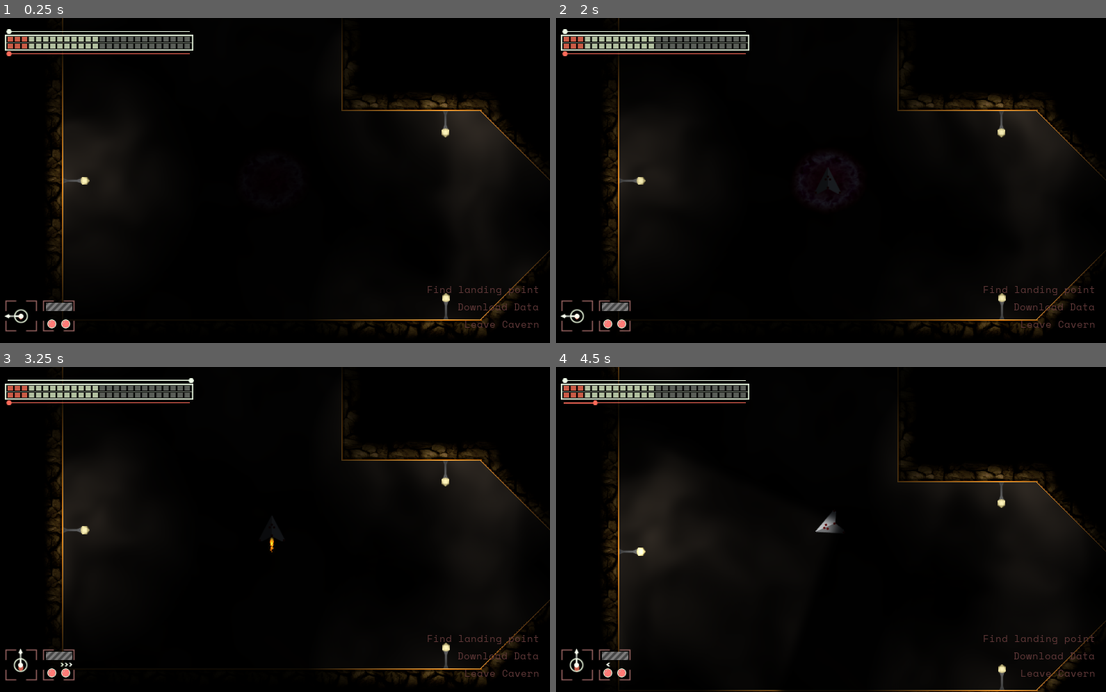
Above: before the commit, frames 1-4 (two rows, left to right).
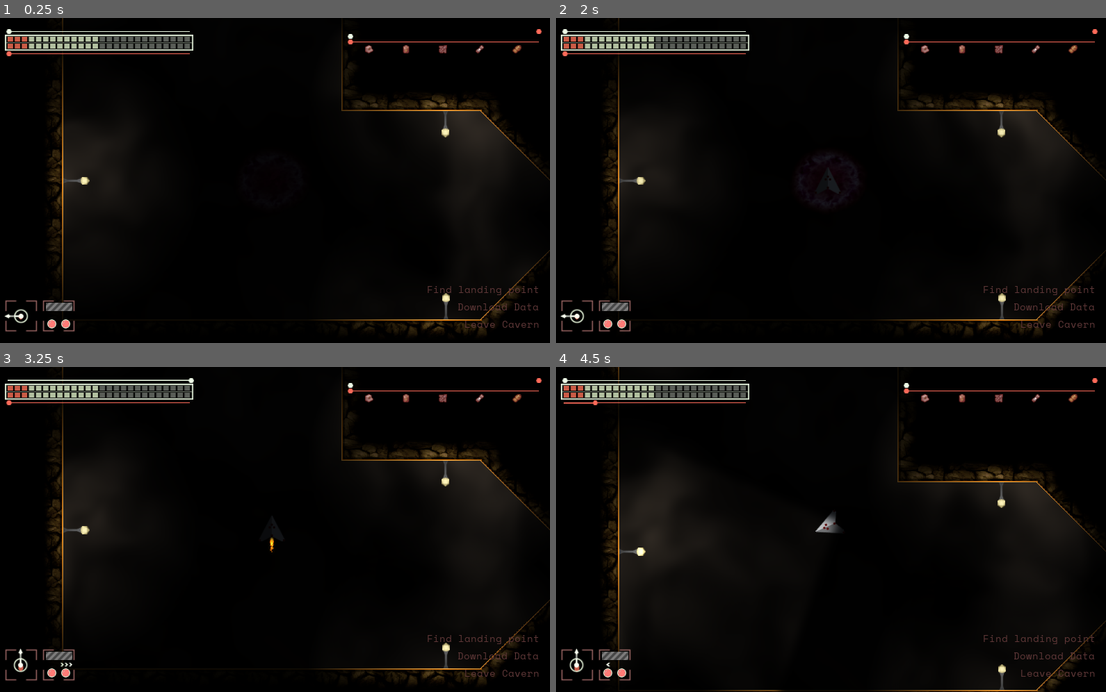
Above: after the commit, the same moments.

Repository: maximinus/scheme7
Game: Godot game, scene res://scenes/World.tscn
The game is run twice, just before and just after one commit, with the same random seed, the same clock (stepped at 60 frames per second) and the same inputs.
Inputs:
- Up to frame 1 (0.25 s): no input
- Up to frame 2 (2 s): tap Enter at 0.5 s; hold D (RightTurn) 0.53-1.28 s; tap Space (FireLaser) at 0.6, 1.25 s; hold A (LeftTurn) from 1.28 s (still down); tap K (FullBeam) at 1.35 s
- Up to frame 3 (3.25 s): tap Enter at 2 s; release A (LeftTurn) at 2.03 s; hold D (RightTurn) 2.03-2.78 s; tap L (Lights) at 2.1 s; tap Space (FireLaser) at 2.75, 2.85 s; hold W (Thrust) from 2.78 s (still down)
- Up to frame 4 (4.5 s): release W (Thrust) at 3.53 s; hold A (LeftTurn) from 3.53 s (still down); tap K (FullBeam) at 3.6 s; tap L (Lights) at 4.35 s

The runs differ from the first frame. In frame 1, 0.3% of the frame differs, in the area x 63-99%, y 3-11%; in frame 2, 0.3%; in frame 3, 0.3%; in frame 4, 0.3%.

Commit message:
Added art assets and scenes for shield gauge

Diff:
--- a/Scheme7/code/global/globals.gd
+++ b/Scheme7/code/global/globals.gd
@@ -90,18 +90,27 @@
 		return true
 
 class Shield:
-	const STARTING_SHIELD = 1000.0
-	const STARTING_STRUCT = 700.0
-	const STARTING_INTERNALS = 1000.0
+	const MAX_SHIELD = 1000.0
+	const MAX_STRUCT = 700.0
+	const MAX_INTERNALS = 1000.0
 
-	var shield = STARTING_SHIELD
-	var struct = STARTING_STRUCT
-	var internals = STARTING_INTERNALS
+	var shield = 0
+	var struct = MAX_STRUCT
+	var internals = MAX_INTERNALS
 
 	func update(player, collider):
 		# called when a collision happens
 		# we need the speed of the object and the player
 		var speed = abs(player.x) + abs(player.y)
+
+	func getShield():
+		return shield / MAX_SHIELD
+
+	func getStruct():
+		return struct / MAX_STRUCT
+
+	func getInternals():
+		return internals / MAX_INTERNALS
 
 	func _init():
 		pass
--- /dev/null
+++ b/Scheme7/scenes/PlayerUI/controls/fuel_dial/FuelDial.gd
@@ -0,0 +1,19 @@
+extends Node2D
+
+func _ready():
+	pass
+
+func _process(delta):
+	var electric_pos = convertPos(Globals.shield.getShield())
+	var structure_pos = convertPos(Globals.shield.getStruct())
+	var internals_pos = convertPos(Globals.shield.getInternals())
+
+	# now we have the pixel sizes
+	$ElectricShield/Indicator.offset.x = electric_pos
+	$Structure/Indicator.offset.x = structure_pos
+	$Internals/Indicator.offset.x = internals_pos
+
+func convertPos(pos):
+	# we have to serve from the right
+	pos = 1.0 - pos
+	return pos * 347.0
--- /dev/null
+++ b/Scheme7/scenes/PlayerUI/controls/fuel_dial/FuelDial.tscn
@@ -0,0 +1,99 @@
+[gd_scene load_steps=13 format=2]
+
+[ext_resource path="res://gfx/gui/shield_dial/red_indicator.png" type="Texture" id=1]
+[ext_resource path="res://gfx/gui/shield_dial/light_thin.png" type="Texture" id=2]
+[ext_resource path="res://gfx/gui/shield_dial/red_thick.png" type="Texture" id=3]
+[ext_resource path="res://gfx/gui/shield_dial/light_indicator.png" type="Texture" id=4]
+[ext_resource path="res://gfx/gui/shield_dial/red_thin.png" type="Texture" id=5]
+[ext_resource path="res://gfx/gui/shield_dial/light_thick.png" type="Texture" id=6]
+[ext_resource path="res://scenes/PlayerUI/controls/fuel_dial/FuelDial.gd" type="Script" id=7]
+[ext_resource path="res://gfx/gui/shield_dial/icons/ship_dark.png" type="Texture" id=8]
+[ext_resource path="res://gfx/gui/shield_dial/icons/energy_dark.png" type="Texture" id=9]
+[ext_resource path="res://gfx/gui/shield_dial/icons/cpu_dark.png" type="Texture" id=10]
+[ext_resource path="res://gfx/gui/shield_dial/icons/missile_dark.png" type="Texture" id=11]
+[ext_resource path="res://gfx/gui/shield_dial/icons/battery_dark.png" type="Texture" id=12]
+
+[node name="FuelDial" type="Node2D"]
+script = ExtResource( 7 )
+
+[node name="ElectricShield" type="Node2D" parent="."]
+position = Vector2( 0, 3 )
+
+[node name="ThickLine" type="Sprite" parent="ElectricShield"]
+texture = ExtResource( 3 )
+centered = false
+region_enabled = true
+region_rect = Rect2( 0, 0, 0, 3 )
+
+[node name="ThinLine" type="Sprite" parent="ElectricShield"]
+texture = ExtResource( 5 )
+centered = false
+offset = Vector2( 0, 1 )
+
+[node name="Indicator" type="Sprite" parent="ElectricShield"]
+texture = ExtResource( 1 )
+offset = Vector2( 347, 2 )
+
+[node name="Structure" type="Node2D" parent="."]
+position = Vector2( 0, 13 )
+
+[node name="ThickLine" type="Sprite" parent="Structure"]
+texture = ExtResource( 6 )
+centered = false
+region_enabled = true
+region_rect = Rect2( 0, 0, 0, 3 )
+
+[node name="ThinLine" type="Sprite" parent="Structure"]
+texture = ExtResource( 2 )
+centered = false
+offset = Vector2( 0, 1 )
+
+[node name="Indicator" type="Sprite" parent="Structure"]
+texture = ExtResource( 4 )
+offset = Vector2( 347, 2 )
+
+[node name="Internals" type="Node2D" parent="."]
+position = Vector2( 0, 23 )
+
+[node name="ThickLine" type="Sprite" parent="Internals"]
+texture = ExtResource( 3 )
+centered = false
+region_enabled = true
+region_rect = Rect2( 0, 0, 0, 3 )
+
+[node name="ThinLine" type="Sprite" parent="Internals"]
+texture = ExtResource( 5 )
+centered = false
+offset = Vector2( 0, 1 )
+
+[node name="Indicator" type="Sprite" parent="Internals"]
+texture = ExtResource( 1 )
+offset = Vector2( 347, 2 )
+
+[node name="Icons" type="Node2D" parent="."]
+position = Vector2( 0, 30 )
+
+[node name="CPUDark" type="Sprite" parent="Icons"]
+texture = ExtResource( 10 )
+centered = false
+offset = Vector2( 26, 0 )
+
+[node name="BatteryDark" type="Sprite" parent="Icons"]
+texture = ExtResource( 12 )
+centered = false
+offset = Vector2( 94, 0 )
+
+[node name="ShipDark" type="Sprite" parent="Icons"]
+texture = ExtResource( 8 )
+centered = false
+offset = Vector2( 162, 0 )
+
+[node name="EnergyDark" type="Sprite" parent="Icons"]
+texture = ExtResource( 9 )
+centered = false
+offset = Vector2( 230, 0 )
+
+[node name="MissileDark" type="Sprite" parent="Icons"]
+texture = ExtResource( 11 )
+centered = false
+offset = Vector2( 298, 0 )
--- a/Scheme7/scenes/World.tscn
+++ b/Scheme7/scenes/World.tscn
@@ -13,6 +13,7 @@
 [ext_resource path="res://scenes/PlayerUI/MissionObjectives/MissionObjectives.tscn" type="PackedScene" id=11]
 [ext_resource path="res://scenes/LevelObjects/ElectricBarrier/ElectricBarrier.tscn" type="PackedScene" id=12]
 [ext_resource path="res://scenes/LevelObjects/ExitDoor/ExitDoor.tscn" type="PackedScene" id=13]
+[ext_resource path="res://scenes/PlayerUI/controls/fuel_dial/FuelDial.tscn" type="PackedScene" id=14]
 
 [sub_resource type="Shader" id=1]
 code = "shader_type canvas_item;
@@ -96,6 +97,9 @@
 [node name="BatteryLevel" parent="UILayer" instance=ExtResource( 8 )]
 position = Vector2( 20, 20 )
 
+[node name="FuelDial" parent="UILayer" instance=ExtResource( 14 )]
+position = Vector2( 657, 20 )
+
 [node name="MissionObjectives" parent="UILayer" instance=ExtResource( 11 )]
 
 [node name="MapTiles" type="TileMap" parent="."]
Binary file added: Scheme7/gfx/gui/border.png
Not shown, added: Scheme7/gfx/gui/border.png.import
Binary file added: Scheme7/gfx/gui/shield_dial/icons/battery_dark.png
Not shown, added: Scheme7/gfx/gui/shield_dial/icons/battery_dark.png.import
Binary file added: Scheme7/gfx/gui/shield_dial/icons/battery_light.png
Not shown, added: Scheme7/gfx/gui/shield_dial/icons/battery_light.png.import
Binary file added: Scheme7/gfx/gui/shield_dial/icons/cpu_dark.png
Not shown, added: Scheme7/gfx/gui/shield_dial/icons/cpu_dark.png.import
Binary file added: Scheme7/gfx/gui/shield_dial/icons/cpu_light.png
Not shown, added: Scheme7/gfx/gui/shield_dial/icons/cpu_light.png.import
Binary file added: Scheme7/gfx/gui/shield_dial/icons/energy_dark.png
Not shown, added: Scheme7/gfx/gui/shield_dial/icons/energy_dark.png.import
(and 24 more such lines)
